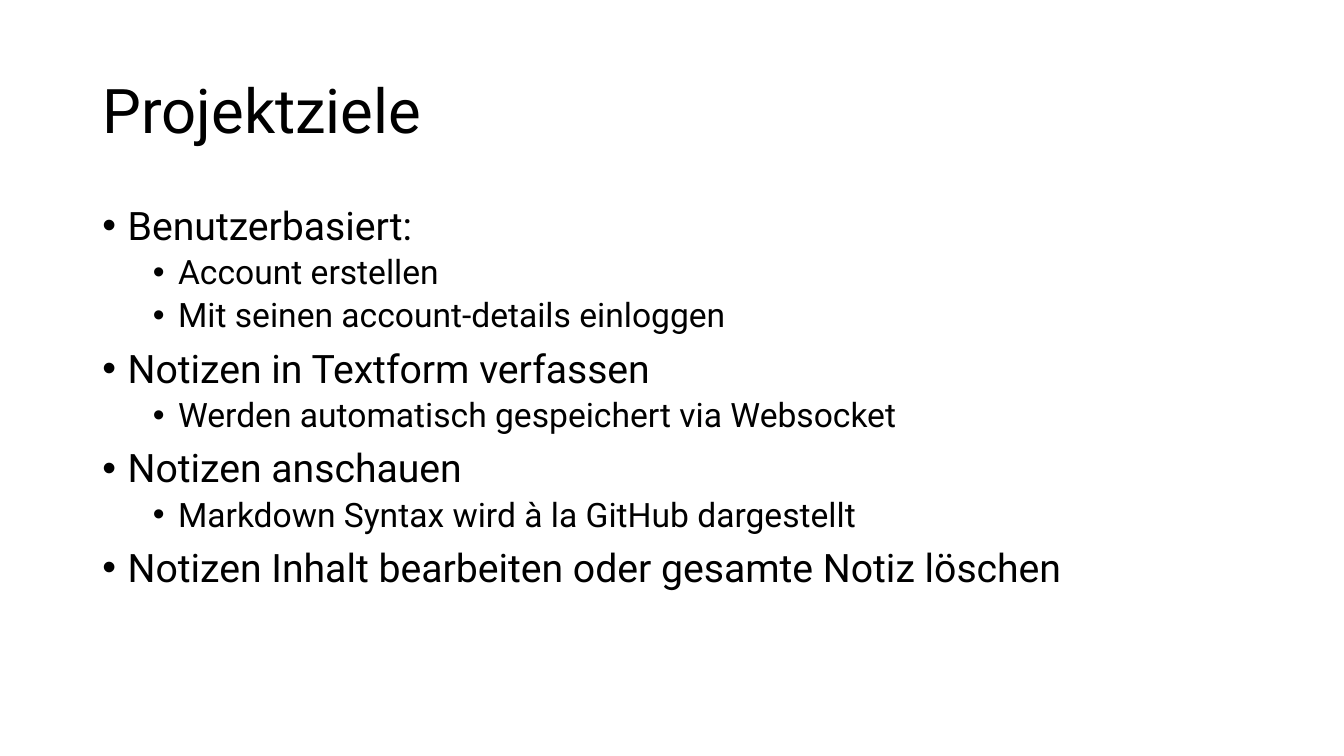
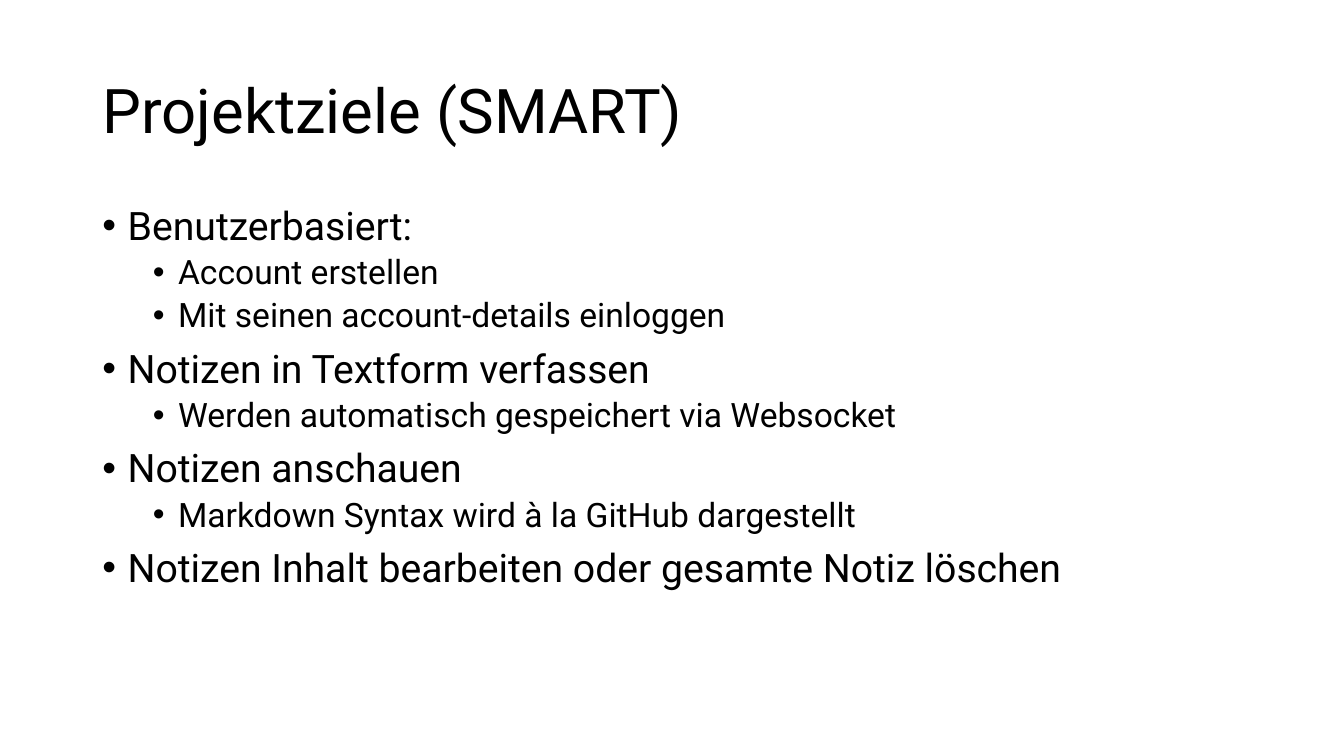
Before and after one commit to fabianbaechli/online_note_tool, a slide deck: slide 2 of planning/presentation_online_note_tool.pptx. Drawn at 1344x756 pixels with LibreOffice and Linux fonts; fonts in the diff are those of the drawing. Boxes give left, top, right and bottom in pixels: in the first picture for what was removed or moved away, otherwise in the second. Text is boxed around its words. In the diff, an @@ line names an element or a change of style, - is before the commit and + after.

```diff
--- a/planning/presentation_online_note_tool.pptx
+++ b/planning/presentation_online_note_tool.pptx
@@ title at <box>102,84,682,147</box>: text changed @@
-Projektziele
+Projektziele (SMART)
```
Also in this commit, not shown: 1 other slide changed, 1 other file.
